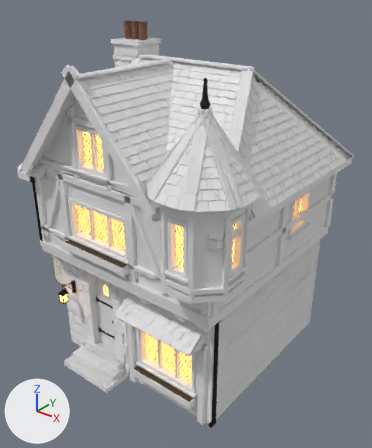
Before and after pictures for a commit that changed the FBX model GameClient/ArtSource/Silverbrook/Townhouse4/SilverbrookTownhouse4.fbx.
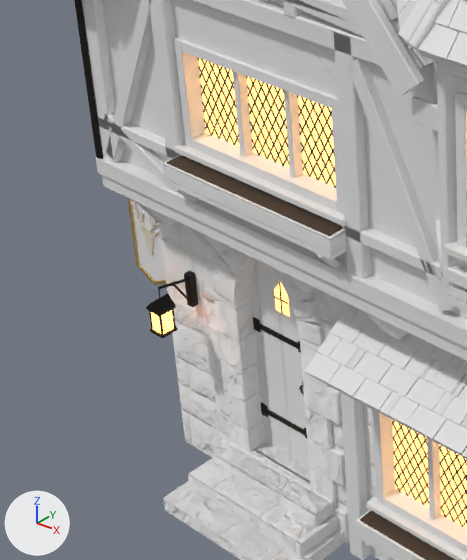
The first picture shows the older version from a 50 mm lens placed at (7.85, -9.87, 9.99), pointed at (0.11, -0.19, 3.99). The close-ups show the older and then the newer version on the part from 2% to 46% of the width and 41% to 85% of the height of that picture. Only the edits that show in the close-ups are written down. Every picture has the same lights, and +X, +Y and +Z are marked at lower left. Vertices at exactly the same position are counted once.

Names of what the first close-up shows: 'SM_SBTownhouse4_Details', 'SM_SBTownhouse4_Masonry', 'SM_SBTownhouse4_Plaster', 'SM_SBTownhouse4_Roof', 'SM_SBTownhouse4_Timber'.
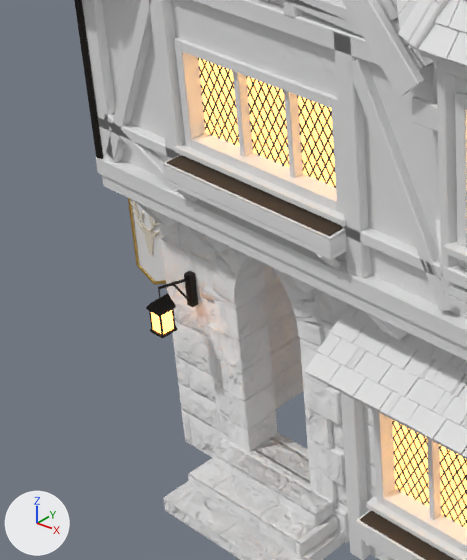
Location of each change, [x1, y1, x2, y2] in pixels of the close-ups (467 x 560 px):
part 1 of me_sm_sbtownhouse4_details, deleted: before [251, 260, 309, 467]

The change, as a list of edits to the scene's bpy script:
```text
Change me_sm_sbtownhouse4_details:
    used by ob_sm_sbtownhouse4_details; location = (0.0, 0.0, 0.0)
    remove me_sm_sbtownhouse4_details.from_pydata(...)  # 7328 vertices, 4728 faces; spans x -3.39..2.97, y -3.04..2.98, z 0.03..8.88
    add me_sm_sbtownhouse4_details.from_pydata(...)  # 7056 vertices, 4550 faces; spans x -3.39..2.97, y -3.04..2.98, z 0.03..8.88
    me_sm_sbtownhouse4_details part 1: 21 loose pieces with 272 vertices, spanning x -1.57..-0.67, y -2.1..-2.01, z 0.45..3.0, are deleted
    remove me_sm_sbtownhouse4_details.materials.append(mat_sb_doorboards)
```
